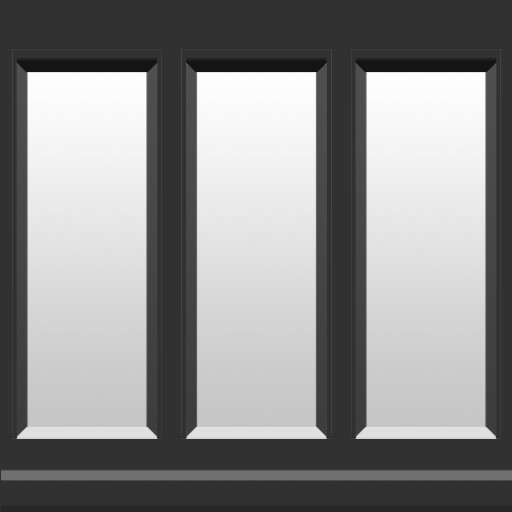
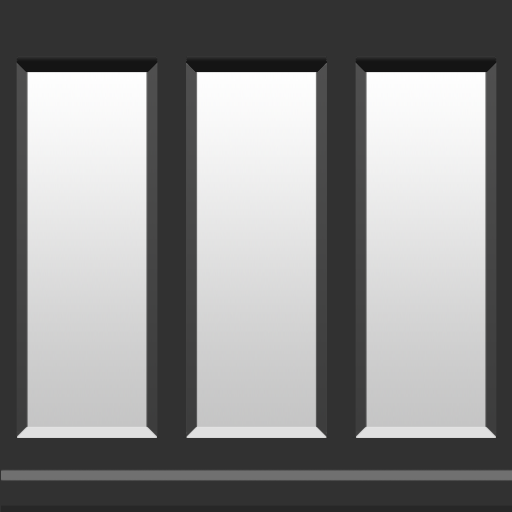
Before/after of a (512, 512) layered artwork. What changed in the layer stack:
added layer "Layer 3" above "Layer 2" over <box>12,48,501,439</box>
